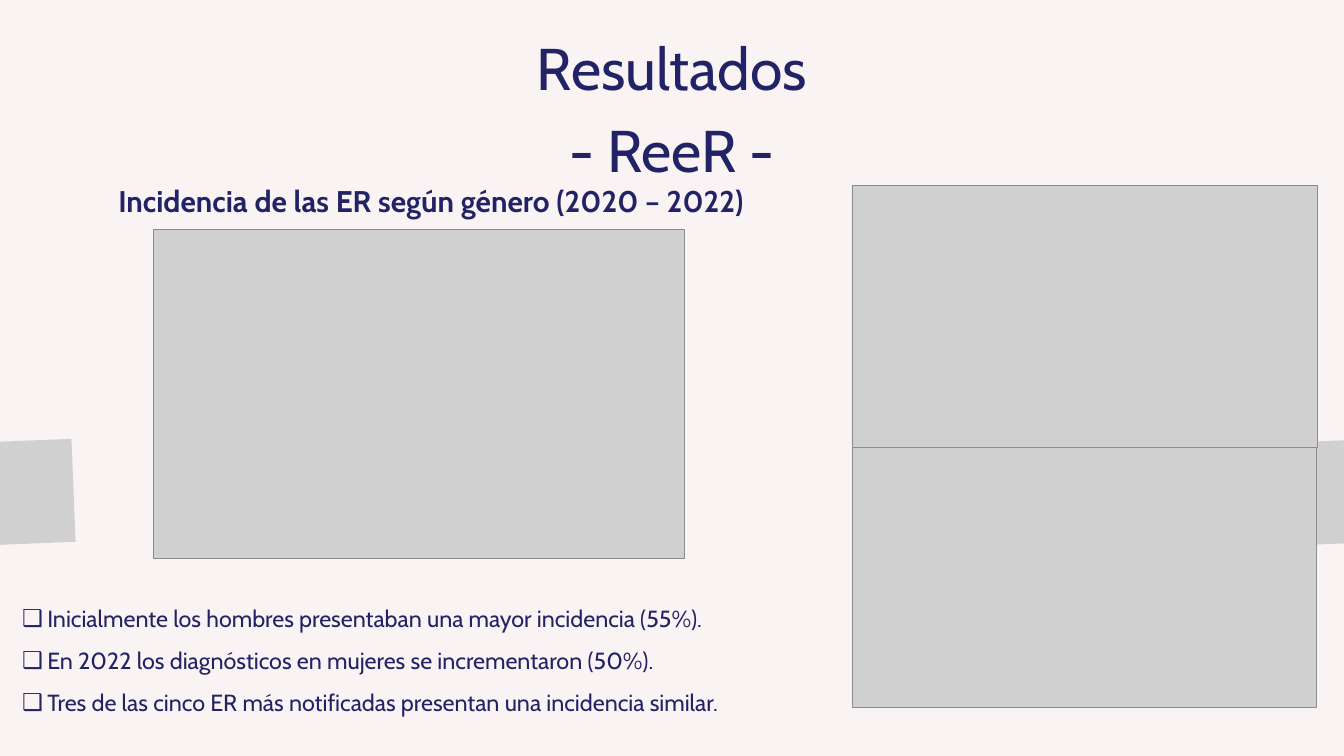
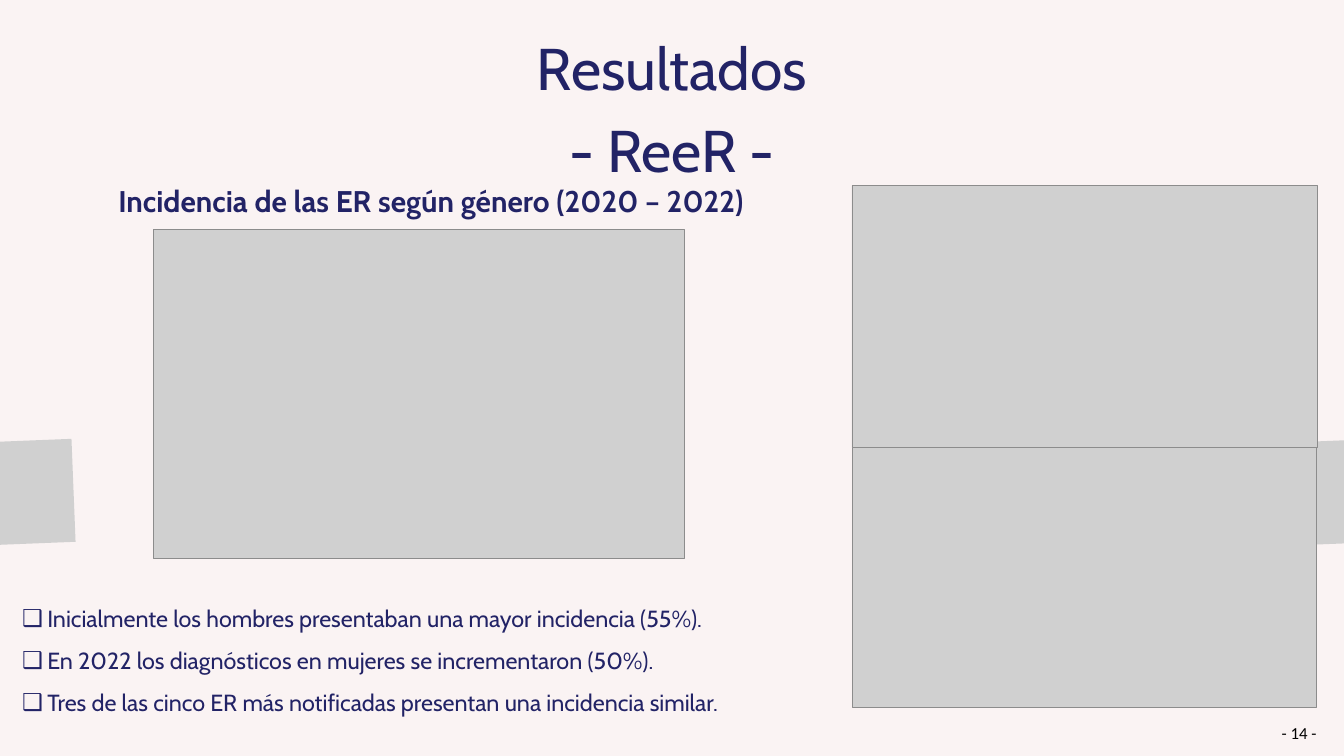
Before and after one commit to Muriburu/ITAcademy, a slide deck: slide 14 of Sprint 10 - Pràctica final/Presentación - Enfermedades raras.pptx (slide 11 before the commit). Drawn at 1344x756 pixels with LibreOffice and Linux fonts; fonts in the diff are those of the drawing; grey boxes stand for pictures. Boxes give left, top, right and bottom in pixels: in the first picture for what was removed or moved away, otherwise in the second. Text is boxed around its words. In the diff, an @@ line names an element or a change of style, - is before the commit and + after.

```diff
--- a/Sprint 10 - Pràctica final/Presentación - Enfermedades raras.pptx
+++ b/Sprint 10 - Pràctica final/Presentación - Enfermedades raras.pptx
@@ text added at box(1291, 728, 1308, 739), 18 pt, text #000000 @@
+- 14 -
```
Also in this commit, not shown: 12 other slides changed, 3 slides added, 6 other files.
